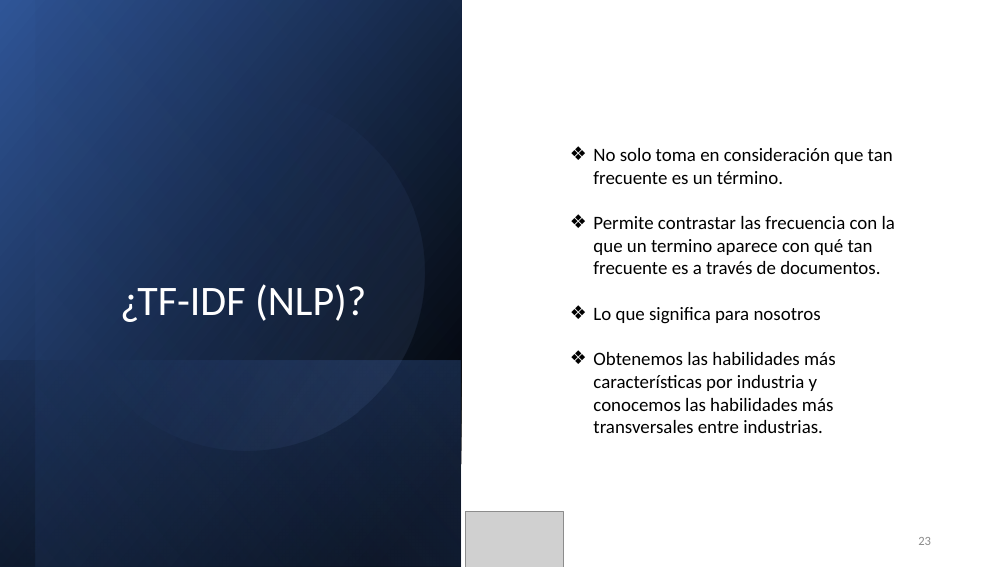
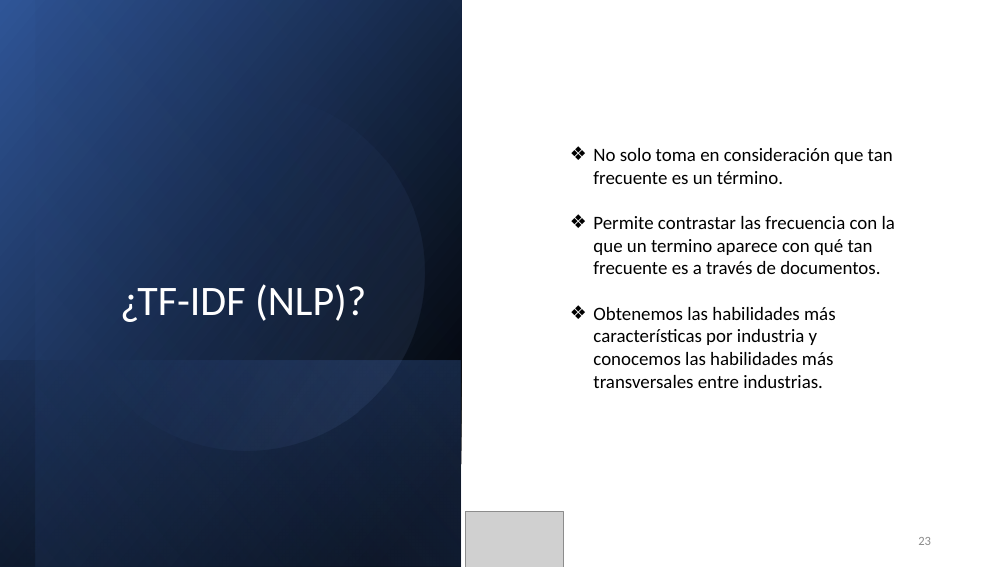
Before and after one commit to JFNebel/ecuadorian-graduates-workforce-mobility, a slide deck: slide 23 of Entrega/ICD_Final.pptx. Drawn at 1008x567 pixels with LibreOffice and Linux fonts; fonts in the diff are those of the drawing; grey boxes stand for pictures. Boxes give left, top, right and bottom in pixels: in the first picture for what was removed or moved away, otherwise in the second. Text is boxed around its words. In the diff, an @@ line names an element or a change of style, - is before the commit and + after.

```diff
--- a/Entrega/ICD_Final.pptx
+++ b/Entrega/ICD_Final.pptx
@@ text at (593, 307, 821, 324): paragraph removed @@
-❖ Lo que significa para nosotros
```
Also in this commit, not shown: 6 other slides changed, 15 other files.
